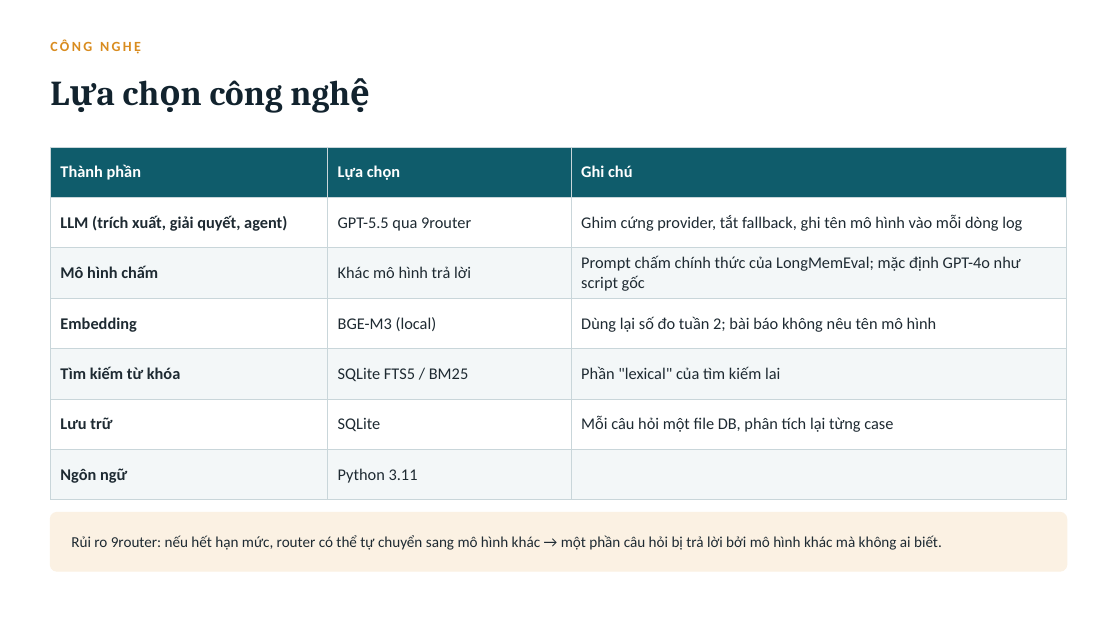
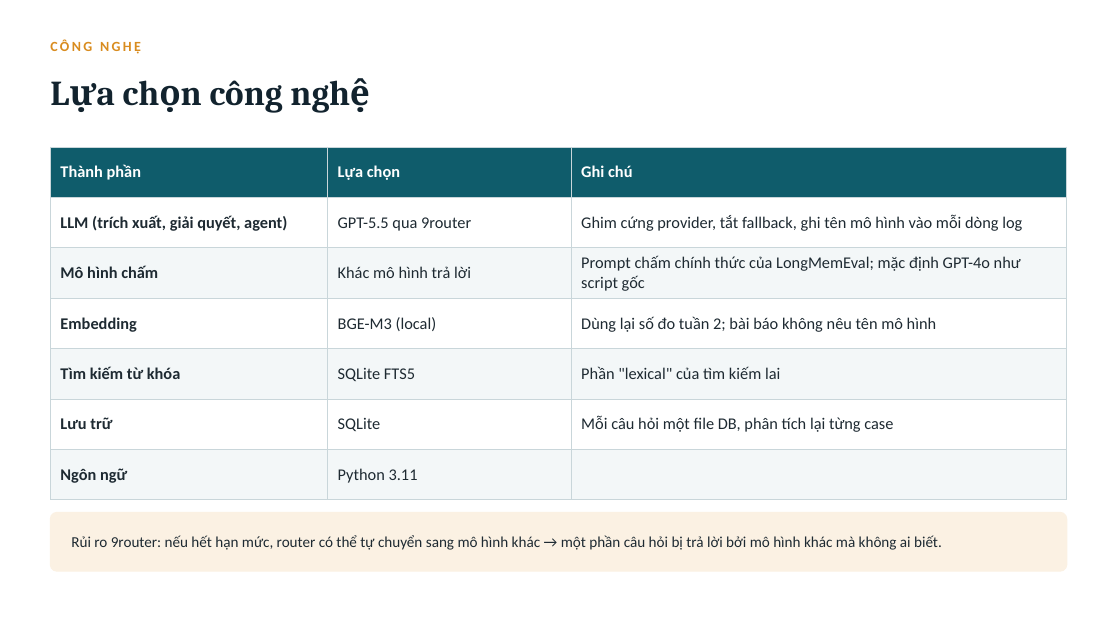
Before and after one commit to Phongdzfk/Samsung-Agent, a slide deck: slide 12 of Tuan 3/bao-cao-tuan3-apex-mem.pptx. Drawn at 1120x630 pixels with LibreOffice and Linux fonts; fonts in the diff are those of the drawing. Boxes give left, top, right and bottom in pixels: in the first picture for what was removed or moved away, otherwise in the second. Text is boxed around its words. In the diff, an @@ line names an element or a change of style, - is before the commit and + after.

```diff
--- a/Tuan 3/bao-cao-tuan3-apex-mem.pptx
+++ b/Tuan 3/bao-cao-tuan3-apex-mem.pptx
@@ table at (50,147,1067,500) @@
-row 5, column 2: SQLite FTS5 / BM25
+row 5, column 2: SQLite FTS5
```
Also in this commit, not shown: 8 other slides changed, 4 slides removed.
